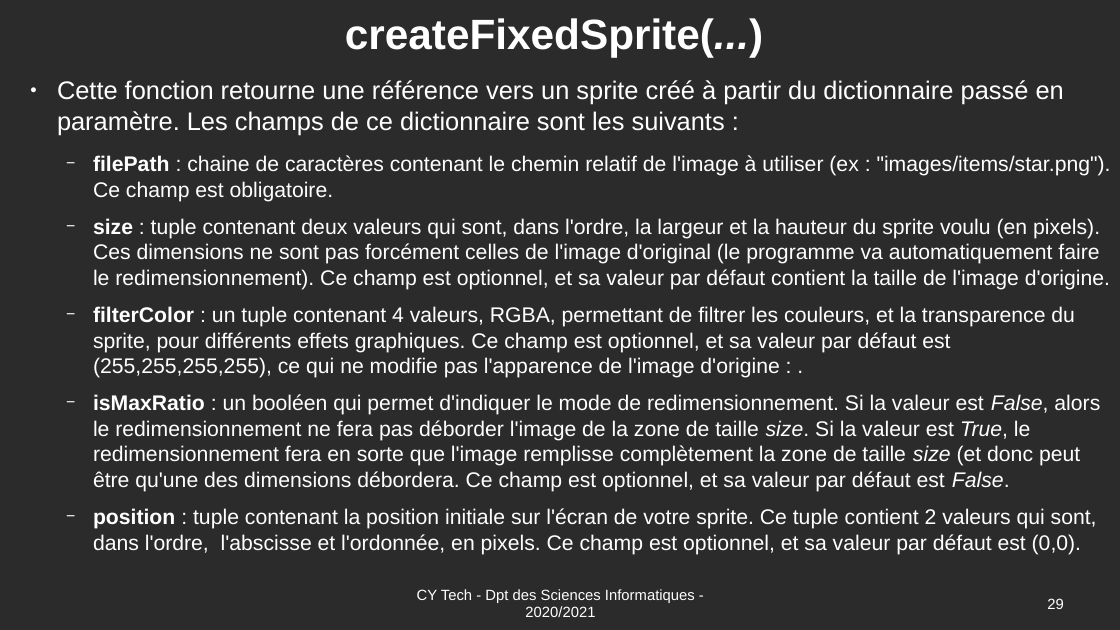
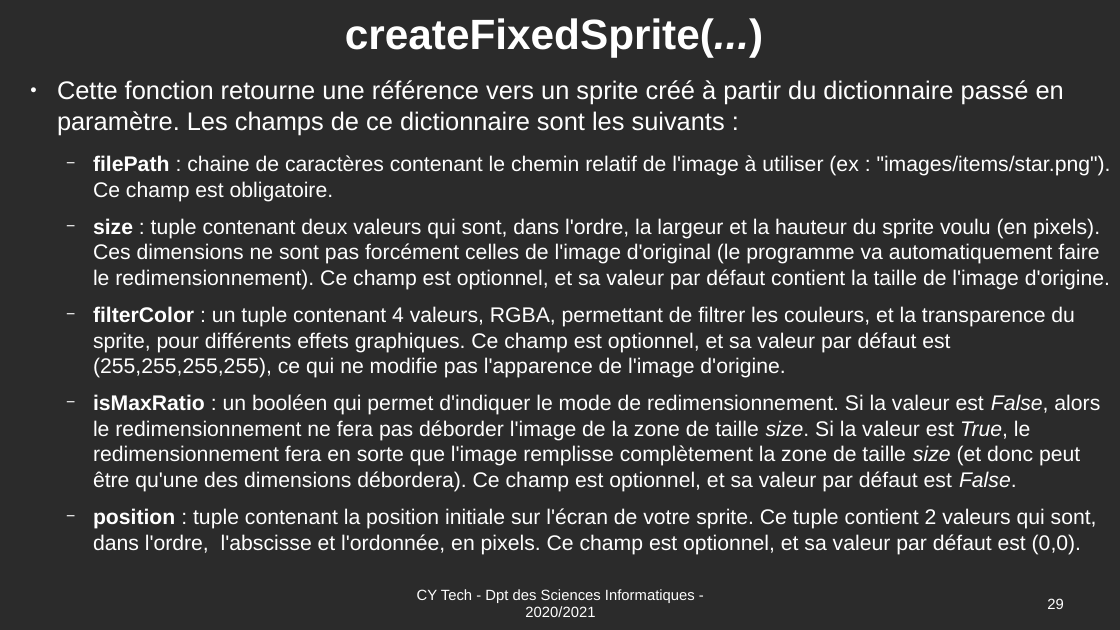
Before and after one commit to Romuald78/pyArcade, a slide deck: slide 29 of _wip/UE_Libre_Jeu_Arcade_Documentation.odp. Drawn at 1120x630 pixels with LibreOffice and Linux fonts; fonts in the diff are those of the drawing; background and template pictures are left out; a plain dark background stands for a picture behind light text. Boxes give left, top, right and bottom in pixels: in the first picture for what was removed or moved away, otherwise in the second. Text is boxed around its words. In the diff, an @@ line names an element or a change of style, - is before the commit and + after.

```diff
--- a/_wip/UE_Libre_Jeu_Arcade_Documentation.odp
+++ b/_wip/UE_Libre_Jeu_Arcade_Documentation.odp
@@ text at box(93, 306, 1100, 492): text changed @@
-  − filterColor : un tuple contenant 4 valeurs, RGBA, permettant de filtrer les couleurs, et la transparence du sprite, pour différents effets graphiques. Ce champ est optionnel, et sa valeur par défaut est (255,255,255,255), ce qui ne modifie pas l'apparence de l'image d'origine : .
-  − isMaxRatio : un booléen qui permet d'indiquer le mode de redimensionnement. Si la valeur est False, alors le redimensionnement ne fera pas déborder l'image de la zone de taille size. Si la valeur est True, le redimensionnement fera en sorte que l'image remplisse complètement la zone de taille size (et donc peut être qu'une des dimensions débordera. Ce champ est optionnel, et sa valeur par défaut est False.
+  − filterColor : un tuple contenant 4 valeurs, RGBA, permettant de filtrer les couleurs, et la transparence du sprite, pour différents effets graphiques. Ce champ est optionnel, et sa valeur par défaut est (255,255,255,255), ce qui ne modifie pas l'apparence de l'image d'origine.
+  − isMaxRatio : un booléen qui permet d'indiquer le mode de redimensionnement. Si la valeur est False, alors le redimensionnement ne fera pas déborder l'image de la zone de taille size. Si la valeur est True, le redimensionnement fera en sorte que l'image remplisse complètement la zone de taille size (et donc peut être qu'une des dimensions débordera). Ce champ est optionnel, et sa valeur par défaut est False.
```
Also in this commit, not shown: 5 other slides changed, 1 other file.
